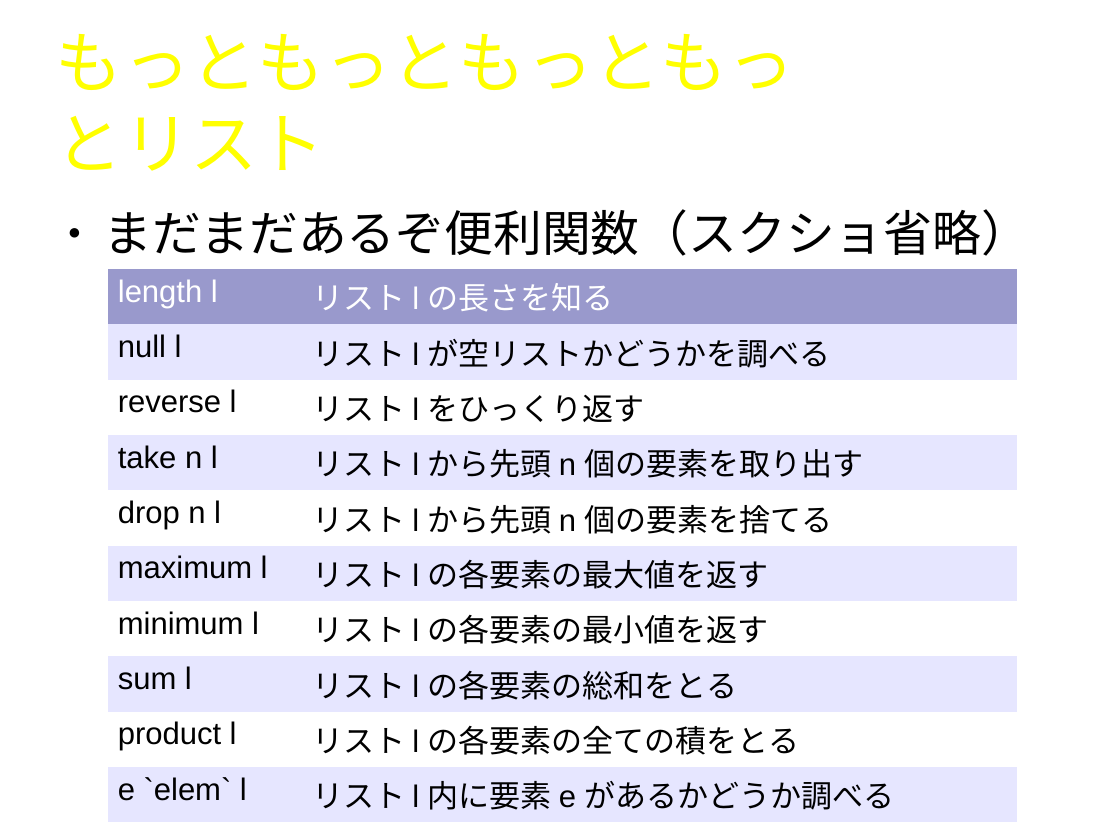
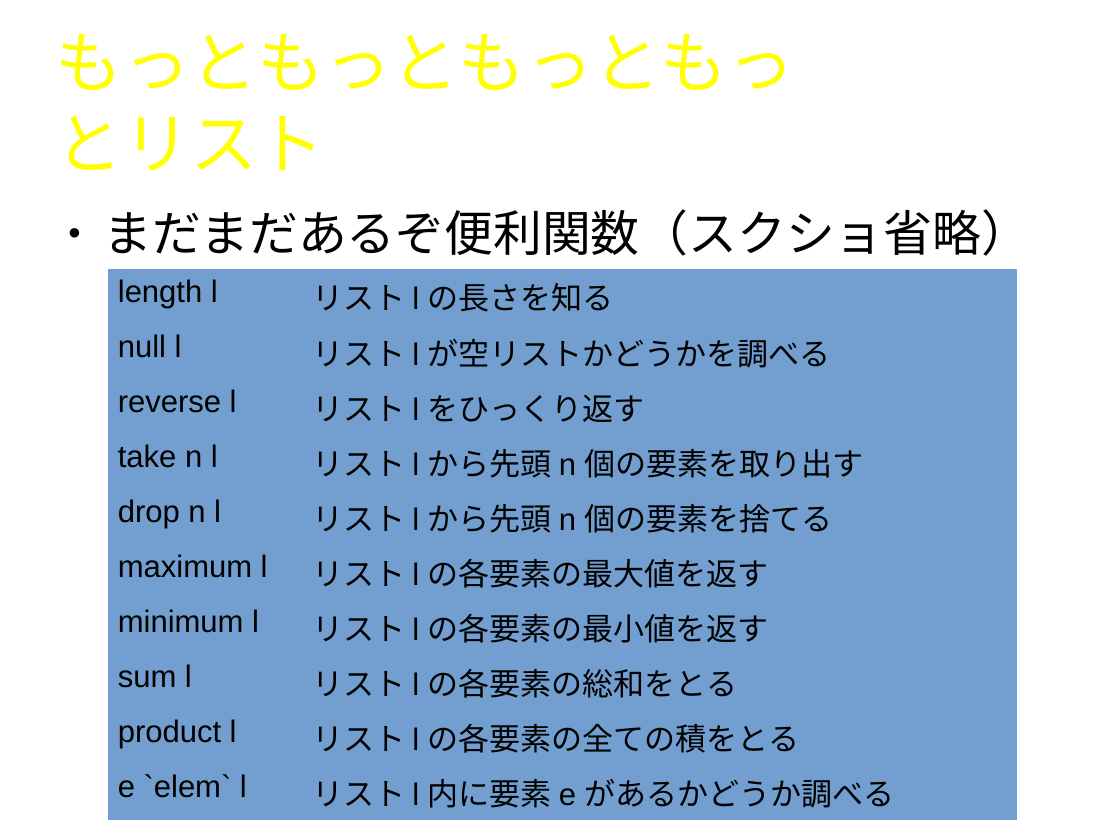
Before and after one commit to naruoga/LYaHfGGreadingMIS, a slide deck: slide 15 of 201310/LYaHfGG1.odp. Drawn at 1120x840 pixels with LibreOffice and Linux fonts; fonts in the diff are those of the drawing; background and template pictures are left out. Boxes give left, top, right and bottom in pixels: in the first picture for what was removed or moved away, otherwise in the second. Text is boxed around its words. In the diff, an @@ line names an element or a change of style, - is before the commit and + after.

```diff
--- a/201310/LYaHfGG1.odp
+++ b/201310/LYaHfGG1.odp
@@ table at [108, 269, 1018, 812] @@
@@ fill #9999CC to #729FCF in row 1 @@
@@ fill #E6E6FF to #729FCF in 10 cells @@
@@ fill #FFFFFF to #729FCF in 8 cells @@
@@ text colour #FFFFFF to #000000 in "length l", "リスト l の長さを知る" @@
```
Also in this commit, not shown: 2 other slides changed, 11 slides added.
